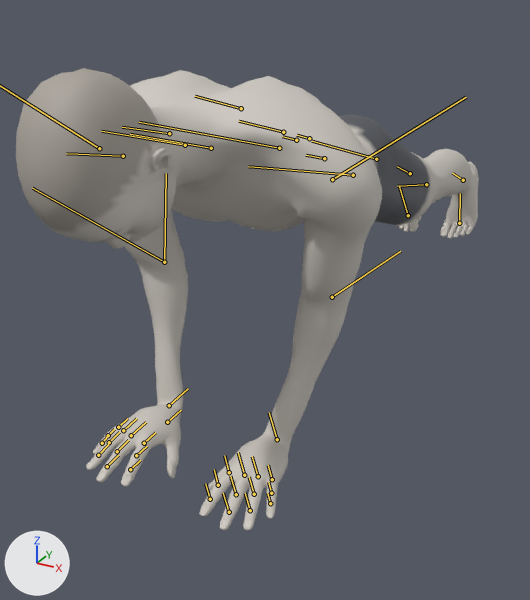
The glTF model exports/close-grip-push-up.glb, before and after one commit.
One viewpoint serves both versions: a camera (50 mm lens) standing at (0.636, -1.461, 0.788) and looking at (-0.095, -0.132, 0.123). The lights are fixed; the arrows at lower left show +X, +Y and +Z. The older version comes first. Both versions are drawn at frame 20 of the action 'close-grip-push-up'; the numbers are the values there. The bones that change, and the others that lie on the model, are drawn over the model as lines.
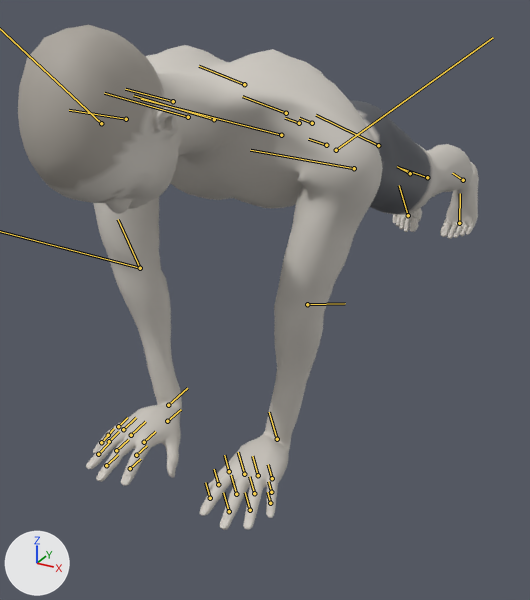
Boxes [x1, y1, x2, y2] around the edits, measured in the pictures (530 x 600 px):
'Mesh_0', posed (9% taller): before [16, 68, 479, 530]; after [18, 25, 479, 530]
bone 'pelvis', root to tip: before (324, 158) to (306, 155); after (326, 145) to (308, 139)
bone 'upperarm_l', root to tip: before (332, 179) to (466, 97); after (336, 150) to (493, 37)
bone 'lowerarm_l', root to tip: before (332, 297) to (400, 251); after (307, 304) to (345, 303)
bone 'hand_r', root to tip: before (169, 405) to (188, 388); after (168, 405) to (187, 388)
bone 'calf_l', root to tip: before (426, 184) to (397, 186); after (427, 177) to (400, 168)
bone 'calf_r', root to tip: before (353, 175) to (248, 166); after (354, 168) to (250, 150)

Edits to the bpy script that builds the scene:
```text
Change bone_pelvis:
    where bone_pelvis = bpy.data.objects['Body'].pose.bones['pelvis']  # child of 'Root'
    bone_pelvis.location: (0.039, -0.541, 0.0) -> (0.032, -0.514, 0.0)
    bone_pelvis.rotation_quaternion: (0.797, 0.0, 0.0, -0.604) -> (0.806, 0.0, 0.0, -0.592)  # degrees (0, 0, -74) -> degrees (0, 0, -73)
Change bone_upperarm_l:
    where bone_upperarm_l = bpy.data.objects['Body'].pose.bones['upperarm_l']  # child of 'clavicle_l'
    bone_upperarm_l.rotation_quaternion: (0.841, -0.333, -0.183, 0.386) -> (0.762, -0.304, -0.229, 0.525)  # degrees (-45, -3, 50) -> degrees (-45, -2, 70)
Change bone_lowerarm_l:
    where bone_lowerarm_l = bpy.data.objects['Body'].pose.bones['lowerarm_l']  # child of 'upperarm_l'
    bone_lowerarm_l.rotation_quaternion: (0.988, 0.088, -0.075, -0.106) -> (0.922, 0.042, 0.126, -0.363)  # degrees (11, -7, -13) -> degrees (-1, 15, -43)
Change bone_hand_l:
    where bone_hand_l = bpy.data.objects['Body'].pose.bones['hand_l']  # child of 'lowerarm_l'
    bone_hand_l.rotation_quaternion: (0.61, 0.756, -0.13, 0.197) -> (0.545, 0.766, -0.087, 0.33)  # degrees (101, -27, 3) -> degrees (104, -37, 16)
Change bone_upperarm_r:
    where bone_upperarm_r = bpy.data.objects['Body'].pose.bones['upperarm_r']  # child of 'clavicle_r'
    bone_upperarm_r.rotation_quaternion: (0.841, 0.333, 0.183, 0.386) -> (0.762, 0.304, 0.229, 0.525)  # degrees (45, 3, 50) -> degrees (45, 2, 70)
Change bone_lowerarm_r:
    where bone_lowerarm_r = bpy.data.objects['Body'].pose.bones['lowerarm_r']  # child of 'upperarm_r'
    bone_lowerarm_r.rotation_quaternion: (0.988, -0.088, 0.075, -0.106) -> (0.922, -0.042, -0.126, -0.363)  # degrees (-11, 7, -13) -> degrees (1, -15, -43)
Change bone_hand_r:
    where bone_hand_r = bpy.data.objects['Body'].pose.bones['hand_r']  # child of 'lowerarm_r'
    bone_hand_r.rotation_quaternion: (-0.61, 0.756, -0.13, -0.197) -> (-0.545, 0.766, -0.087, -0.33)  # degrees (-101, 27, 3) -> degrees (-104, 37, 16)
Change bone_calf_l:
    where bone_calf_l = bpy.data.objects['Body'].pose.bones['calf_l']  # child of 'thigh_l'
    bone_calf_l.rotation_quaternion: (1.0, -0.017, 0.004, -0.018) -> (1.0, -0.017, 0.004, -0.011)  # degrees (-2, 0, -2) -> degrees (-2, 0, -1)
Change bone_calf_r:
    where bone_calf_r = bpy.data.objects['Body'].pose.bones['calf_r']  # child of 'thigh_r'
    bone_calf_r.rotation_quaternion: (1.0, 0.017, -0.004, -0.018) -> (1.0, 0.017, -0.004, -0.011)  # degrees (2, 0, -2) -> degrees (2, 0, -1)
```
